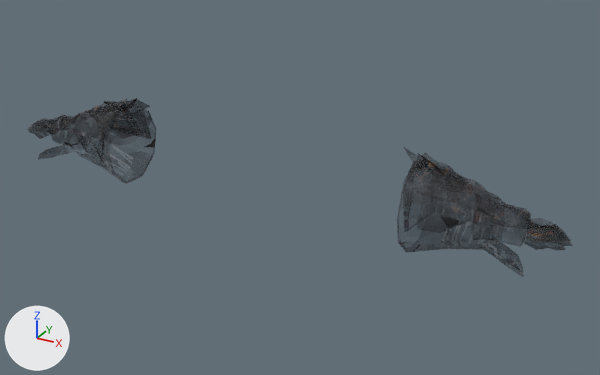
Two versions of the glTF model assets/modeles/armures/porte/gantelets_obsidienne_enchante.glb, one commit apart.
One viewpoint serves both versions: a 50 mm lens placed at (1.236, -1.927, 2.425), pointed at (0.114, 0.113, 1.405). Lighting does not change. The marker at lower left points along +X, +Y and +Z. The first picture is the older version. Vertices at exactly the same position are counted once.

In view in the first picture: 'gantelets_obsidienne'.
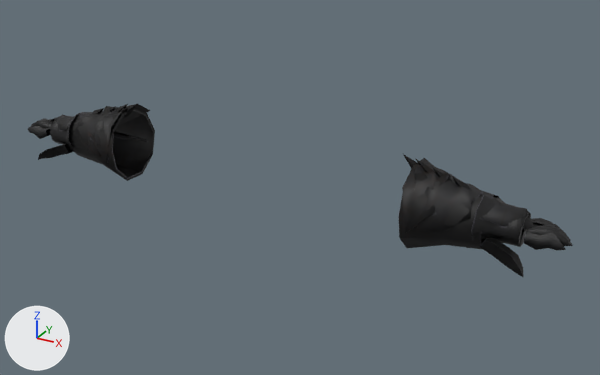
The change, as a diff of the scene's bpy script:
```diff
--- a/assets/modeles/armures/porte/gantelets_obsidienne_enchante.glb.py
+++ b/assets/modeles/armures/porte/gantelets_obsidienne_enchante.glb.py
@@ mat_obsidienne_enchante @@
 n2.inputs[0].default_value = 1.0  # 'Factor'
-n3 = _N.new('ShaderNodeMath'); n3.name = 'Math'
-n3.operation = 'MULTIPLY'
 n4 = _N.new('ShaderNodeVertexColor'); n4.name = 'Color Attribute'
@@ mat_obsidienne_enchante @@
 n0 = _N.new('ShaderNodeBsdfPrincipled'); n0.name = 'Principled BSDF'
 n5 = _N.new('ShaderNodeTexImage'); n5.name = 'Image Texture'
 _L.new(n2.outputs[2], n0.inputs[0])  # 'Result' to 'Base Color'
-_L.new(n3.outputs[0], n0.inputs[4])  # 'Value' to 'Alpha'
 _L.new(n4.outputs[0], n2.inputs[7])  # 'Color' to 'B'
-_L.new(n4.outputs[1], n3.inputs[1])  # 'Alpha' to 'Value'
 _L.new(n5.outputs[0], n2.inputs[6])  # 'Color' to 'A'
-_L.new(n5.outputs[1], n3.inputs[0])  # 'Alpha' to 'Value'
@@ mat_fer_noir @@
 n2.inputs[0].default_value = 1.0  # 'Factor'
-n3 = _N.new('ShaderNodeMath'); n3.name = 'Math'
-n3.operation = 'MULTIPLY'
 n4 = _N.new('ShaderNodeVertexColor'); n4.name = 'Color Attribute'
@@ mat_fer_noir @@
 n0 = _N.new('ShaderNodeBsdfPrincipled'); n0.name = 'Principled BSDF'
 n5 = _N.new('ShaderNodeTexImage'); n5.name = 'Image Texture'
 _L.new(n2.outputs[2], n0.inputs[0])  # 'Result' to 'Base Color'
-_L.new(n3.outputs[0], n0.inputs[4])  # 'Value' to 'Alpha'
 _L.new(n4.outputs[0], n2.inputs[7])  # 'Color' to 'B'
-_L.new(n4.outputs[1], n3.inputs[1])  # 'Alpha' to 'Value'
 _L.new(n5.outputs[0], n2.inputs[6])  # 'Color' to 'A'
-_L.new(n5.outputs[1], n3.inputs[0])  # 'Alpha' to 'Value'
@@ me_gantelets_obsidienne @@
-me_gantelets_obsidienne.from_pydata(...)  # 608 vertices, 966 faces; spans x -0.94..0.94, y -0.05..0.21, z 1.32..1.62
+me_gantelets_obsidienne.from_pydata(...)  # 608 vertices, 966 faces; spans x -0.94..0.94, y -0.04..0.2, z 1.32..1.6
+# me_gantelets_obsidienne part 1: the loose piece of 40 vertices spanning x 0.5..0.72, y -0.05..0.21, z 1.32..1.57 is scaled about its middle by (1, 0.903, 0.929)
+# me_gantelets_obsidienne part 2: the loose piece of 40 vertices spanning x -0.72..-0.5, y -0.05..0.21, z 1.32..1.57 is scaled about its middle by (0.999, 0.904, 0.926)
+# me_gantelets_obsidienne part 3: the loose piece of 9 vertices spanning x 0.46..0.53, y 0.07..0.08, z 1.55..1.62 is moved by (0.0, 0.0, -0.02)
+# me_gantelets_obsidienne part 4: the loose piece of 9 vertices spanning x 0.5..0.58, y 0.06..0.08, z 1.54..1.61 is moved by (0.0, 0.0, -0.02)
+# me_gantelets_obsidienne part 5: the loose piece of 9 vertices spanning x 0.55..0.63, y 0.06..0.07, z 1.52..1.59 is moved by (0.0, 0.0, -0.01)
+# me_gantelets_obsidienne part 6: the loose piece of 9 vertices spanning x 0.6..0.67, y 0.06..0.07, z 1.52..1.57 is moved by (0.0, 0.0, -0.01)
+# me_gantelets_obsidienne part 7: the loose piece of 9 vertices spanning x -0.53..-0.46, y 0.07..0.08, z 1.55..1.62 is moved by (0.0, 0.0, -0.02)
+# me_gantelets_obsidienne part 8: the loose piece of 9 vertices spanning x -0.58..-0.5, y 0.06..0.08, z 1.54..1.61 is moved by (0.0, 0.0, -0.02)
+# me_gantelets_obsidienne part 9: the loose piece of 9 vertices spanning x -0.67..-0.6, y 0.06..0.07, z 1.52..1.57 is moved by (0.0, 0.0, -0.01)
+# me_gantelets_obsidienne part 10: the loose piece of 37 vertices spanning x 0.5..0.61, y -0.05..0.21, z 1.42..1.59 is scaled about its middle by (0.981, 0.911, 0.95), then moved by (0.0, 0.0, -0.01)
+# me_gantelets_obsidienne part 11: the loose piece of 37 vertices spanning x 0.55..0.69, y -0.04..0.2, z 1.42..1.56 is moved by (0.0, 0.0, -0.01)
+# me_gantelets_obsidienne part 12: the loose piece of 37 vertices spanning x -0.61..-0.5, y -0.05..0.21, z 1.42..1.59 is scaled about its middle by (0.981, 0.911, 0.95), then moved by (0.0, 0.0, -0.01)
+# me_gantelets_obsidienne part 13: the loose piece of 37 vertices spanning x -0.69..-0.55, y -0.04..0.2, z 1.42..1.56 is moved by (0.0, 0.0, -0.01)
+# me_gantelets_obsidienne part 14: 895 kept faces spanning x -0.94..0.94, y -0.04..0.2, z 1.32..1.6 get new texture (UV) coordinates
+# other edits to the shape of me_gantelets_obsidienne do not show in these pictures
 me_gantelets_obsidienne.materials.append(mat_obsidienne_enchante)
```

Changed parts and their boxes (x1, y1, x2, y2) in the pictures (600 x 375 px; the box of a moved part takes in the faces that stretch with it):
'gantelets_obsidienne', surface changed, reshaped: before (28, 98, 573, 278); after (28, 104, 573, 278)
part 1 of me_gantelets_obsidienne, moved or reshaped: before (398, 164, 498, 252); after (399, 173, 499, 249)
part 2 of me_gantelets_obsidienne, moved or reshaped: before (67, 108, 156, 183); after (68, 108, 155, 181)
part 3 of me_gantelets_obsidienne, moved or reshaped: before (404, 147, 424, 171); after (403, 154, 418, 169)
part 4 of me_gantelets_obsidienne, moved or reshaped: before (417, 153, 444, 178); after (415, 158, 435, 173)
part 5 of me_gantelets_obsidienne, moved or reshaped: before (434, 162, 456, 188); after (432, 167, 452, 181)
part 6 of me_gantelets_obsidienne, moved or reshaped: before (456, 175, 468, 186); after (453, 177, 470, 189)
part 7 of me_gantelets_obsidienne, moved or reshaped: before (121, 98, 137, 110); after (124, 104, 137, 118)
part 8 of me_gantelets_obsidienne, moved or reshaped: before (113, 98, 128, 114); after (115, 104, 128, 112)
part 9 of me_gantelets_obsidienne, moved or reshaped: before (89, 107, 101, 118); after (92, 108, 104, 114)
part 10 of me_gantelets_obsidienne, moved or reshaped: before (403, 153, 462, 232); after (402, 158, 451, 233)
part 11 of me_gantelets_obsidienne, moved or reshaped: before (419, 173, 489, 232); after (417, 174, 482, 233)
part 12 of me_gantelets_obsidienne, moved or reshaped: before (88, 100, 151, 162); after (91, 104, 150, 163)
part 13 of me_gantelets_obsidienne, moved or reshaped: before (73, 106, 139, 153); after (75, 111, 106, 157)
part 14 of me_gantelets_obsidienne, surface changed: (28, 104, 573, 278) in both
